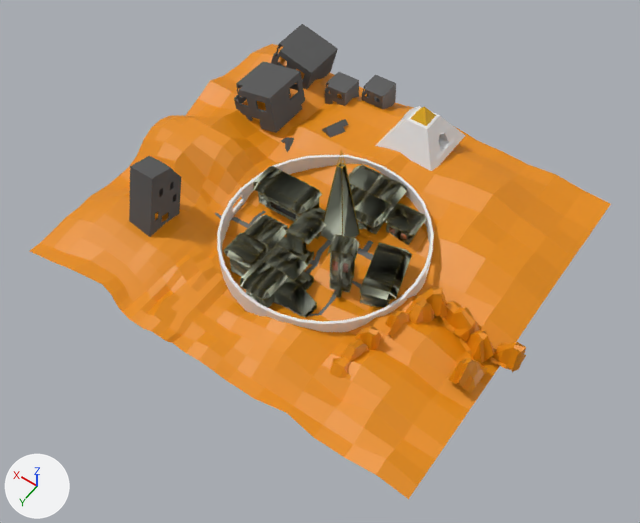
Before and after pictures for a commit that changed the FBX model Assets/Prefabs/TestPrefabs/SandMap/JWT_P_Sand Dune_DONE_kindof.fbx.
The view is the same before and after, from a 50 mm lens placed at (-953.0, 1183.0, 1644.0), pointed at (-244.0, 191.0, 86.0). Arrows for +X, +Y and +Z are at lower left; the lights stay in place. The older version comes first. Where no turn or scale is listed for an object, it has been applied to the vertices.

The older version as bpy lines, for what is in view:
```python
me_cube_028 = bpy.data.meshes.new('Cube.028')
me_cube_028.from_pydata(...)  # 1196 vertices, 1796 faces; spans x -41.5..32.5, y -51.6..49.5, z -62.6..77.5
# faces by material slot: [195, 1556, 45]
me_cube_028.materials.append(mat_body)  # pale green #c9d0b8
me_cube_028.materials.append(mat_outline)  # yellow #867009
me_cube_028.materials.append(mat_windows)  # beige #f4bca9
me_cube_037 = bpy.data.meshes.new('Cube.037')
me_cube_037.from_pydata(...)  # 722 vertices, 1090 faces; spans x 210.1..293.7, y -475.0..-395.6, z 25.7..98.9
# faces by material slot: [122, 968]
me_cube_037.materials.append(mat_body_007)  # pale green #c9d0b8
me_cube_037.materials.append(mat_outline_007)  # yellow #867009
me_plane_005 = bpy.data.meshes.new('Plane.005')
me_plane_005.from_pydata(...)  # 42 vertices, 31 faces; spans x -105.7..-0.7, y -272.4..-207.9, z 40.5..96.0
me_plane_005.materials.append(mat_material_002)  # orange #e78d00
ob_cube_001 = bpy.data.objects.new('Cube.001', me_cube_028)
ob_cube_001.location = (-311.0, 198.0, 137.0)
ob_cube_010 = bpy.data.objects.new('Cube.010', me_cube_037)
ob_cube_010.location = (-512.0, 379.0, 21.0)
ob_plane_005 = bpy.data.objects.new('Plane.005', me_plane_005)
ob_plane_005.location = (-512.0, 379.0, 21.0)
# also in view: 'Plane.009' at (-700.0, 154.0, 92.0); 'Cube.019' at (-54.0, -337.0, 95.0); 'Cube.020' at (29.0, -289.0, 97.0); 'Cube.005' at (-263.0, 20.0, 83.0); 'Cube.018' at (145.0, 294.0, 148.0)
```
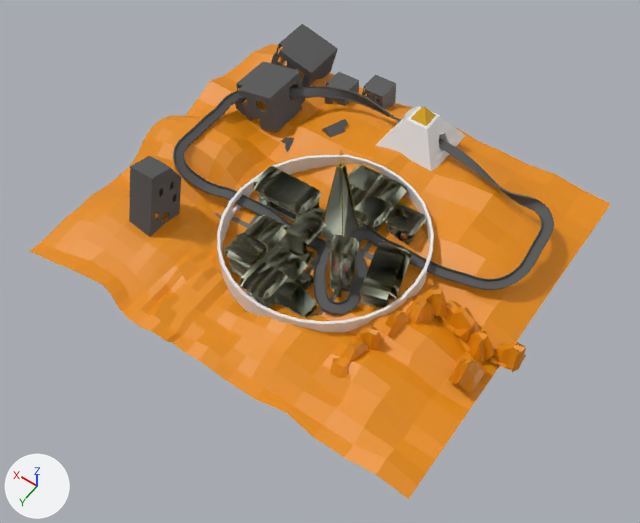
The newer file is also rescaled (x1.129), turned or shifted as a whole; pictures and numbers use the older file's frame.

Changed parts and their boxes [x1, y1, x2, y2] in the pictures (640 x 523 px):
```json
{"object": "Cube.012", "change": "added", "after": [175, 87, 552, 313]}
{"object": "Cube.016", "change": "added", "after": [183, 95, 543, 305]}
{"object": "Cube.023", "change": "added", "after": [173, 86, 554, 315]}
```

Scene script edits in JSON lines:
```json
{"op": "add", "block": "mat_roads", "code": ["mat_roads = principled_material('Roads')", "mat_roads.base_color = (0.0825, 0.0825, 0.0825)  # dark grey #515151", "mat_roads.roughness = 0.7"]}
{"op": "add", "block": "me_cube_017", "code": ["me_cube_017 = bpy.data.meshes.new('Cube.017')", "me_cube_017.from_pydata(...)  # 3426 vertices, 3426 faces; spans x -129.0..740.0, y -649.0..-88.0, z 53.0..126.0", "me_cube_017.materials.append(mat_roads)  # dark grey #515151"]}
{"op": "add", "block": "me_cube_013", "code": ["me_cube_013 = bpy.data.meshes.new('Cube.013')", "me_cube_013.from_pydata(...)  # 2284 vertices, 2284 faces; spans x -437.0..389.0, y -393.0..147.0, z 57.0..117.0", "me_cube_013.materials.append(mat_roads)  # dark grey #515151"]}
{"op": "add", "block": "me_cube_014", "code": ["me_cube_014 = bpy.data.meshes.new('Cube.014')", "me_cube_014.from_pydata(...)  # 2284 vertices, 2284 faces; spans x -461.0..411.0, y -384.0..171.0, z 54.0..128.0", "me_cube_014.materials.append(mat_roads)  # dark grey #515151"]}
{"op": "add", "block": "ob_cube_012", "code": ["ob_cube_012 = bpy.data.objects.new('Cube.012', me_cube_017)", "ob_cube_012.location = (-512.0, 379.0, 21.0)"]}
{"op": "add", "block": "ob_cube_016", "code": ["ob_cube_016 = bpy.data.objects.new('Cube.016', me_cube_013)", "ob_cube_016.location = (-183.0, 122.0, 21.0)"]}
{"op": "add", "block": "ob_cube_023", "code": ["ob_cube_023 = bpy.data.objects.new('Cube.023', me_cube_014)", "ob_cube_023.location = (-183.0, 122.0, 21.0)"]}
```
